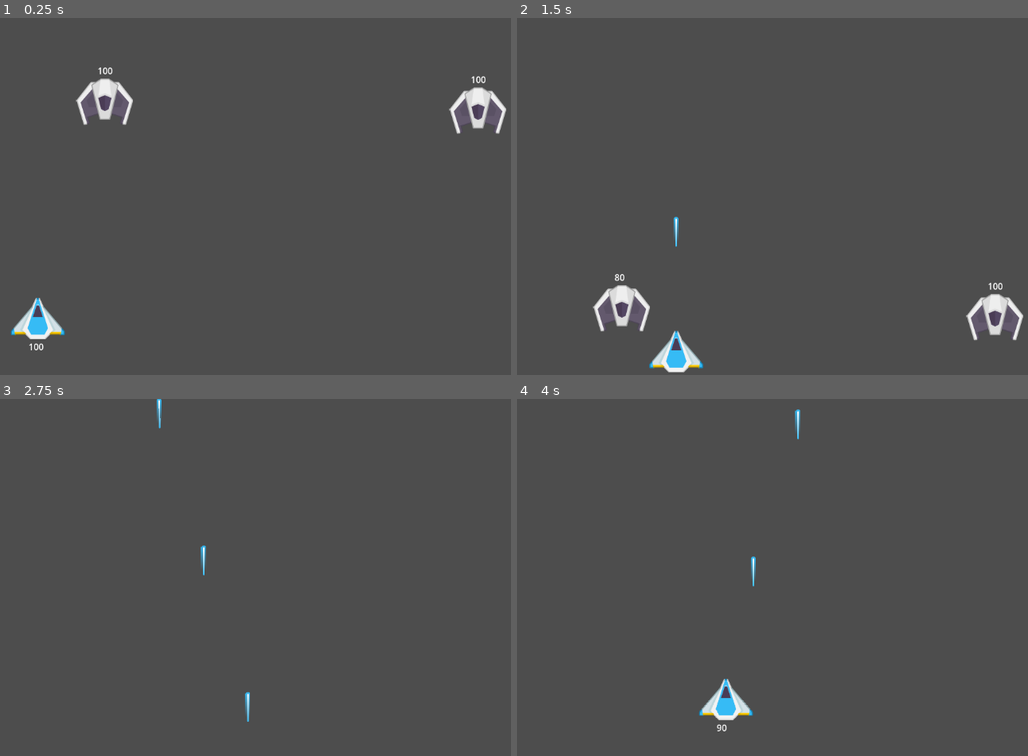
Above: before the commit, frames 1-4 (two rows, left to right).
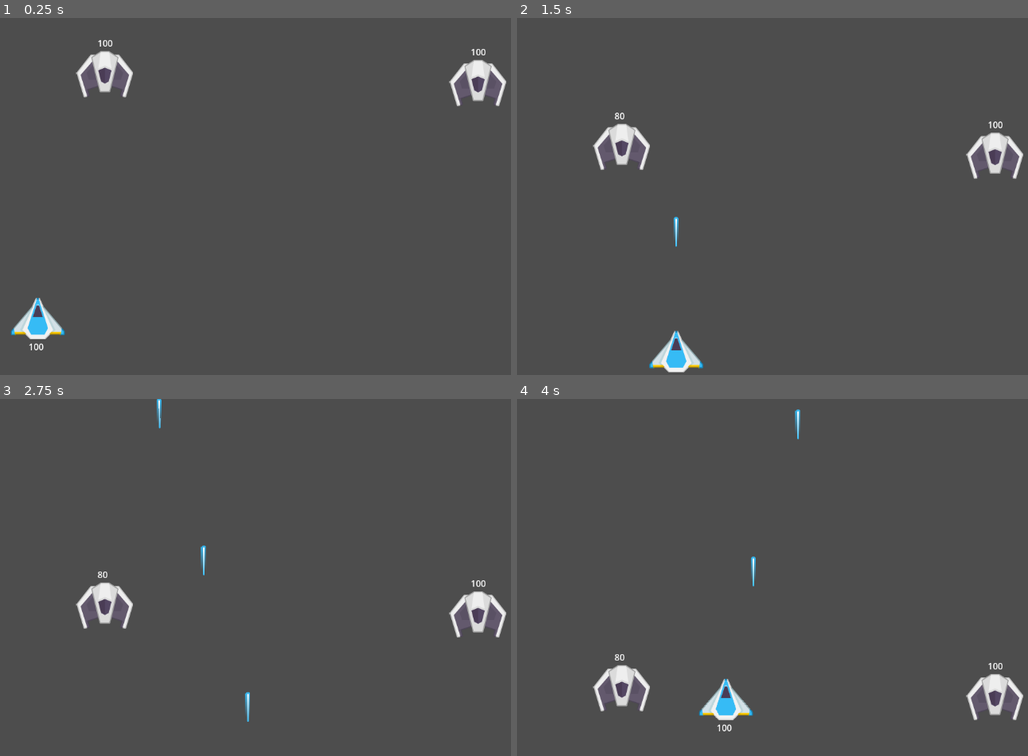
Above: after the commit, the same moments.

Repository: youssefx991/Space-Shooter-Co-op
Game: Godot game, scene res://World/world.tscn
Same seed, same stepped clock (60 frames per second), same inputs: the game is played once before the commit and once after it.
Inputs:
- Up to frame 1 (0.25 s): no input
- Up to frame 2 (1.5 s): hold D (player1_right) 0.53-1.28 s; hold F (player1_shoot) 0.53-1.28 s; hold S (player1_down) from 1.28 s (still down); tap F (player1_shoot) at 1.35 s
- Up to frame 3 (2.75 s): release S (player1_down) at 2.03 s; hold D (player1_right) from 2.03 s (still down); hold F (player1_shoot) from 2.03 s (still down)
- Up to frame 4 (4 s): release D (player1_right) at 2.78 s; release F (player1_shoot) at 2.78 s; hold W (player1_up) 2.78-3.53 s; tap F (player1_shoot) at 2.85 s; hold A (player1_left) from 3.53 s (still down); hold F (player1_shoot) from 3.53 s (still down)

The runs differ from the first frame. In frame 1, 2.9% of the frame differs, in the area x 14-100%, y 6-33%; in frame 2, 3.4%, in the area x 14-100%, y 26-91%; in frame 3, 1.7%; in frame 4, 1.7%.

Commit message:
Added damage and die functions

Diff:
--- a/Enemy/enemy.gd
+++ b/Enemy/enemy.gd
@@ -2,7 +2,7 @@
 @onready var health_label = $health_label
 
 signal say_entered_land(location)
-var SPEED = 300
+var SPEED = 100
 var health = 100
 # Called when the node enters the scene tree for the first time.
 func _ready():
@@ -12,6 +12,8 @@
 # Called every frame. 'delta' is the elapsed time since the previous frame.
 func _process(delta):
 	global_position.y += SPEED * delta
+	SPEED += 0.1
+	print(SPEED)
 
 func damage():
 	health -= 10
@@ -27,3 +29,9 @@
 func _on_visible_on_screen_notifier_2d_screen_exited():
 	say_entered_land.emit(global_position)
 	queue_free()
+
+
+func _on_body_entered(body):
+	if body is player1:
+		body.die()
+		die()
--- a/Enemy/enemy.tscn
+++ b/Enemy/enemy.tscn
@@ -26,4 +26,5 @@
 offset_bottom = -45.0
 text = "100"
 
+[connection signal="body_entered" from="." to="." method="_on_body_entered"]
 [connection signal="screen_exited" from="VisibleOnScreenNotifier2D" to="." method="_on_visible_on_screen_notifier_2d_screen_exited"]
--- a/World/world.gd
+++ b/World/world.gd
@@ -28,4 +28,5 @@
 
 func _on_enemy_say_entered_land(location):
 	if location.x < $split_screen_position.global_position.x:
-		player1.damage()
+		if player1 != null:
+			player1.damage()
